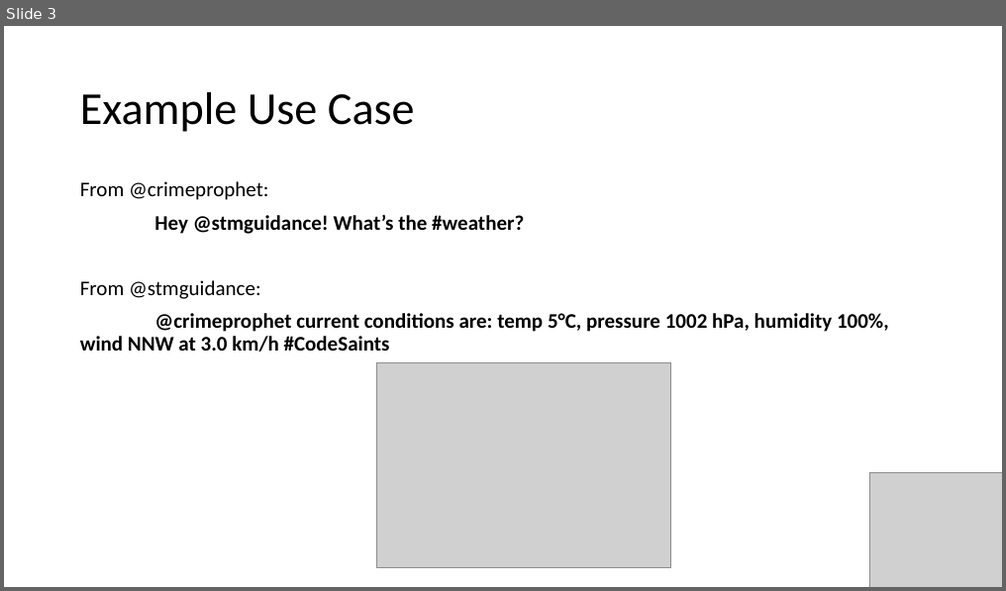
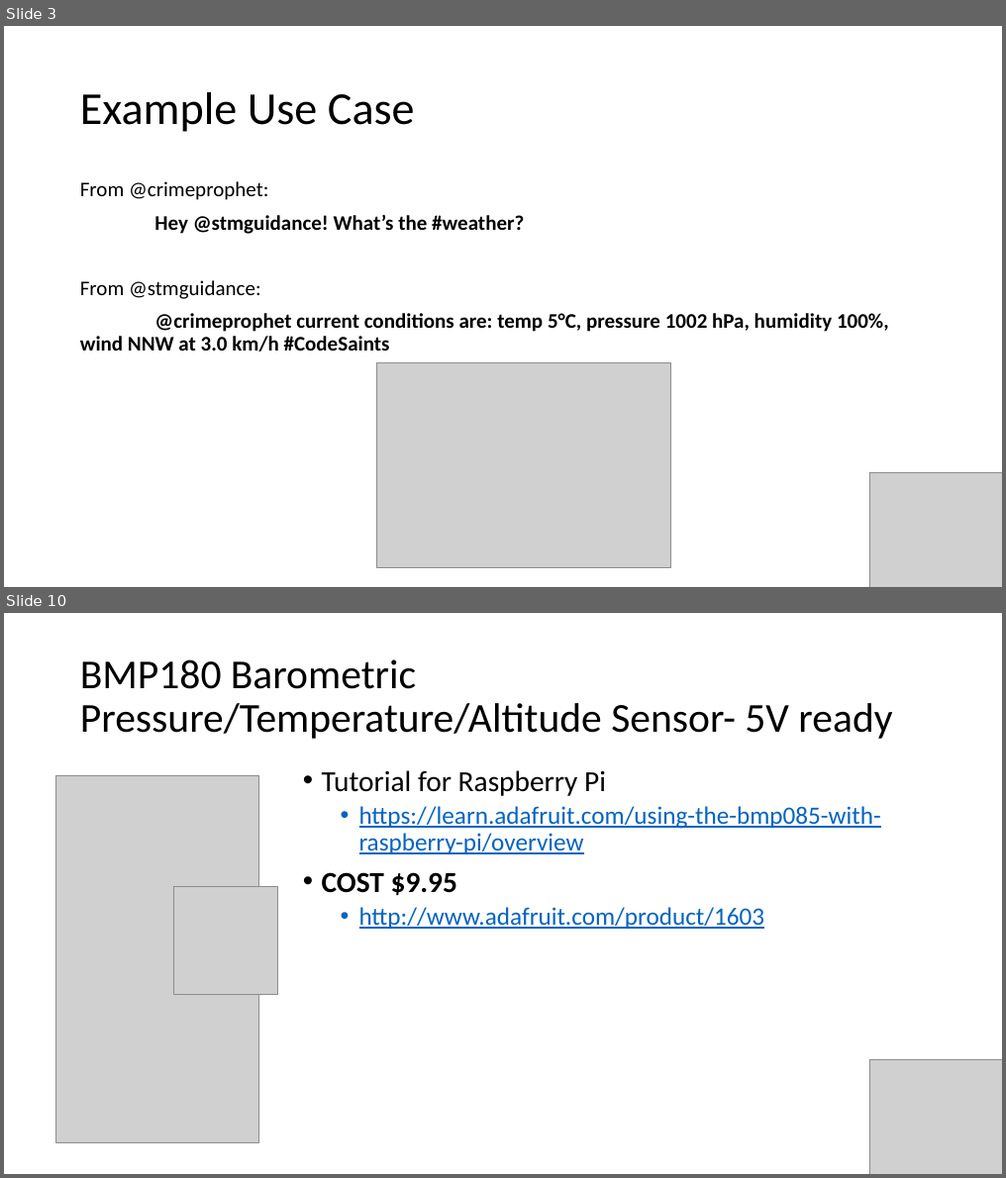
Before and after one commit to crimeprophet/CodeSaints, a slide deck: Weather Station.pptx. Shown one above the other, each under a label of ours: slide 3 before the commit, slides 3 and 10 after it; the slides between them are not shown. The pictures are 1006x591 and 1006x1178 pixels, drawn with LibreOffice and Linux fonts; fonts in the diff are those of the drawing; grey boxes stand for pictures. Boxes give left, top, right and bottom in pixels: in the first picture for what was removed or moved away, otherwise in the second. Text is boxed around its words. In the diff, an @@ line names an element or a change of style, - is before the commit and + after.

Commit message:
Added sensor research.

```diff
--- a/Weather Station.pptx
+++ b/Weather Station.pptx
@@ slide 10 added at [4,613,1002,1174], background #FFFFFF @@
@@ title added at [80,660,892,739], 39.6 pt, text #000000 @@
+BMP180 Barometric Pressure/Temperature/Altitude Sensor- 5V ready
@@ picture added at [56,775,259,1144] @@
@@ text added at [322,770,881,929], 24 pt, text #0563C1, underline @@
+• Tutorial for Raspberry Pi
+  • https://learn.adafruit.com/using-the-bmp085-with-raspberry-pi/overview
+• COST $9.95
+  • http://www.adafruit.com/product/1603
@@ picture added at [174,887,277,995] @@
@@ picture added at [870,1059,1002,1174] @@
```
Also in this commit, not shown: 3 slides changed, 9 other slides added.
